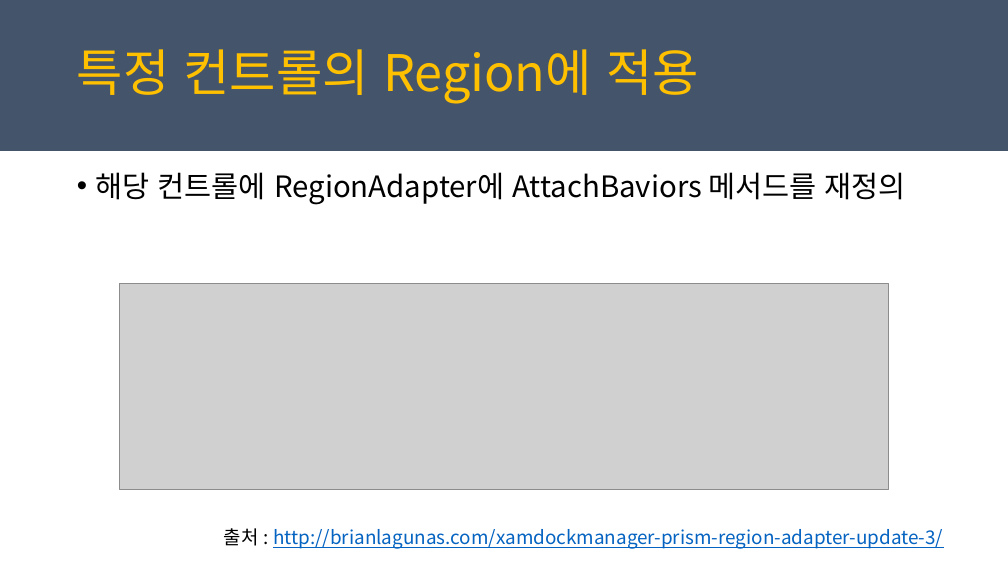
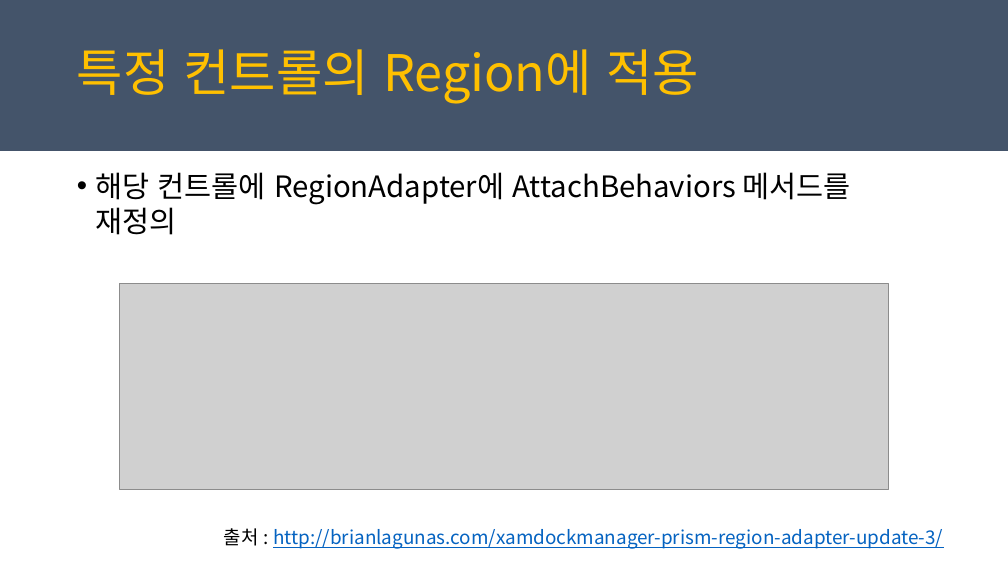
Before and after one commit to juniair/Summary-PPT, a slide deck: slide 26 of PRISM_최종.pptx. Drawn at 1008x567 pixels with LibreOffice and Linux fonts; fonts in the diff are those of the drawing; grey boxes stand for pictures. Boxes give left, top, right and bottom in pixels: in the first picture for what was removed or moved away, otherwise in the second. Text is boxed around its words. In the diff, an @@ line names an element or a change of style, - is before the commit and + after.

```diff
--- a/PRISM_최종.pptx
+++ b/PRISM_최종.pptx
@@ text at [96, 172, 851, 235]: text changed @@
-• 해당 컨트롤에 RegionAdapter에 AttachBaviors 메서드를 재정의
+• 해당 컨트롤에 RegionAdapter에 AttachBehaviors 메서드를 재정의
```
Also in this commit, not shown: 2 other slides changed.
